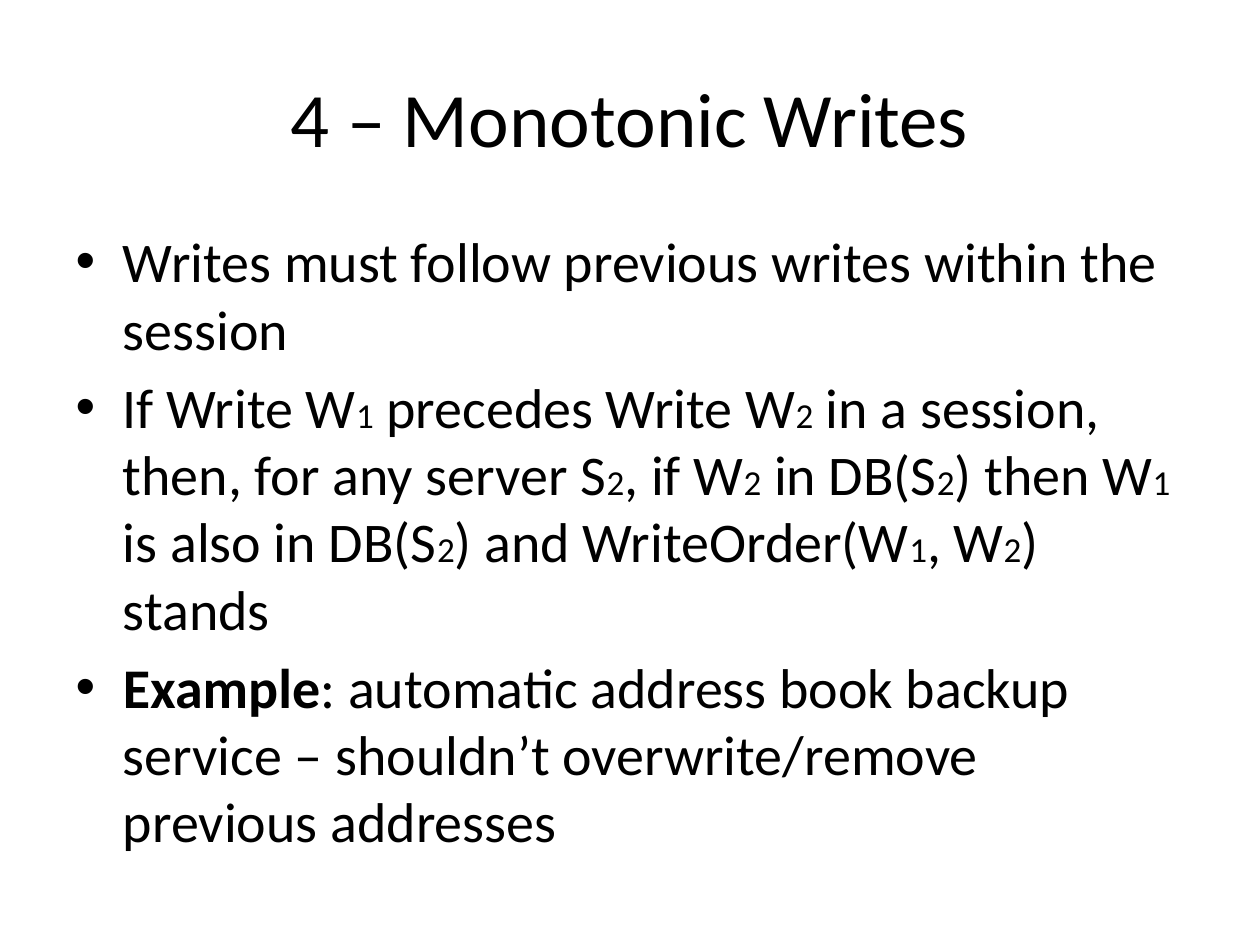
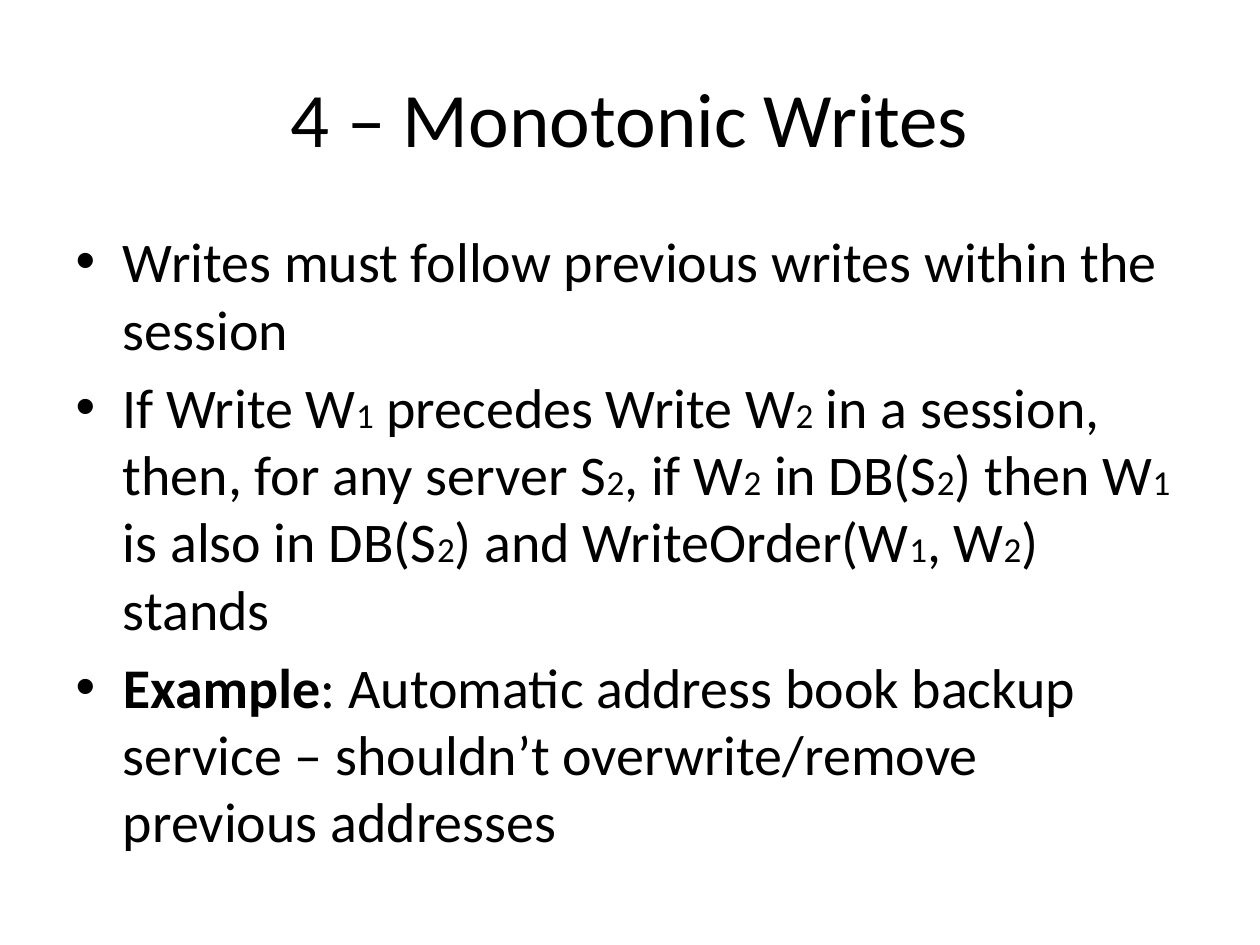
Before and after one commit to balidani/bomberman, a slide deck: slide 17 of presentation/slides_daniel.pptx (slide 14 before the commit). Drawn at 1260x945 pixels with LibreOffice and Linux fonts; fonts in the diff are those of the drawing. Boxes give left, top, right and bottom in pixels: in the first picture for what was removed or moved away, otherwise in the second. Text is boxed around its words. In the diff, an @@ line names an element or a change of style, - is before the commit and + after.

```diff
--- a/presentation/slides_daniel.pptx
+++ b/presentation/slides_daniel.pptx
@@ text at [123,668,1075,851]: text changed @@
-• Example: automatic address book backup service – shouldn’t overwrite/remove previous addresses
+• Example: Automatic address book backup service – shouldn’t overwrite/remove previous addresses
```
Also in this commit, not shown: 3 other slides changed, 5 slides added, 1 slide removed.
